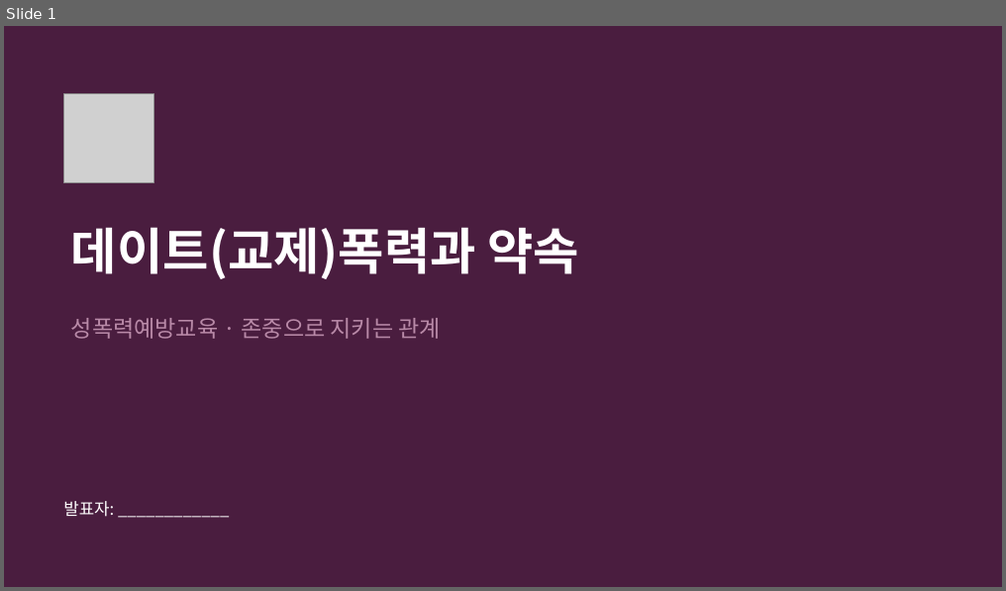
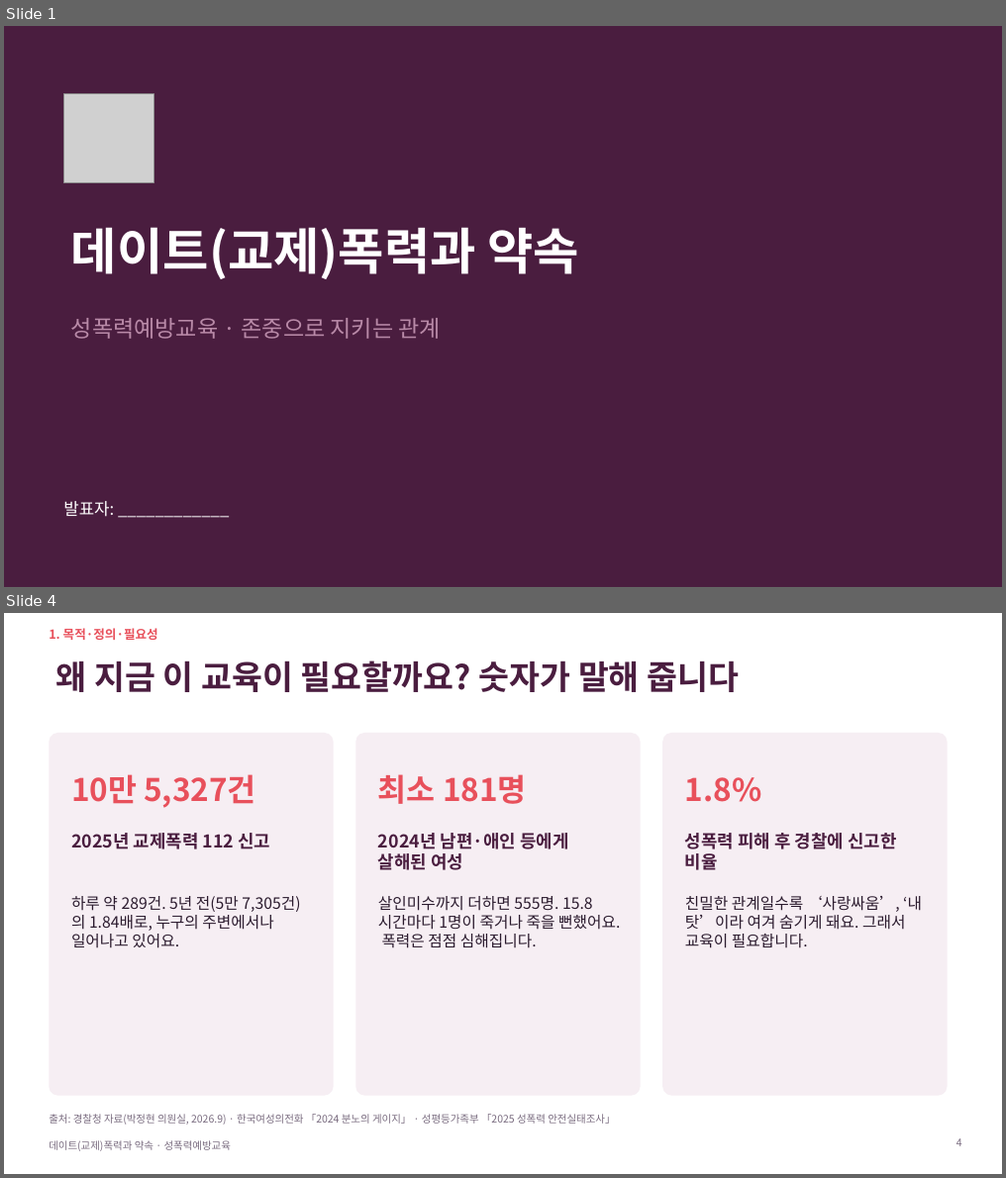
Before and after one commit to ash1234a/security-research-learning, a slide deck: 데이트폭력과_약속.pptx. Shown one above the other, each under a label of ours: slide 1 before the commit, slides 1 and 4 after it; the slides between them are not shown. The pictures are 1006x591 and 1006x1178 pixels, drawn with LibreOffice and Linux fonts; fonts in the diff are those of the drawing; grey boxes stand for pictures. Boxes give left, top, right and bottom in pixels: in the first picture for what was removed or moved away, otherwise in the second. Text is boxed around its words. In the diff, an @@ line names an element or a change of style, - is before the commit and + after.

```diff
--- a/데이트폭력과_약속.pptx
+++ b/데이트폭력과_약속.pptx
@@ slide 4 added at bbox=[4, 613, 1002, 1174], background #FFFFFF @@
@@ text added at bbox=[49, 628, 158, 640], 12 pt, text #E8505B, bold @@
+1. 목적·정의·필요성
@@ title added at bbox=[56, 661, 740, 692], 32 pt, text #4A1D3F, bold @@
+왜 지금 이 교육이 필요할까요? 숫자가 말해 줍니다
@@ rounded rectangle added at bbox=[49, 733, 334, 1096], fill #F6EEF3 @@
@@ rounded rectangle added at bbox=[355, 733, 641, 1096], fill #F6EEF3 @@
@@ rounded rectangle added at bbox=[662, 733, 947, 1096], fill #F6EEF3 @@
@@ text added at bbox=[71, 774, 256, 808], 30 pt, text #E8505B, bold @@
+10만 5,327건
@@ text added at bbox=[378, 774, 527, 804], 30 pt, text #E8505B, bold @@
+최소 181명
@@ text added at bbox=[685, 777, 762, 802], 30 pt, text #E8505B, bold @@
+1.8%
@@ text added at bbox=[71, 833, 270, 850], 17 pt, text #4A1D3F, bold @@
+2025년 교제폭력 112 신고
@@ text added at bbox=[378, 833, 568, 870], 17 pt, text #4A1D3F, bold @@
+2024년 남편·애인 등에게 살해된 여성
@@ text added at bbox=[685, 833, 896, 870], 17 pt, text #4A1D3F, bold @@
+성폭력 피해 후 경찰에 신고한 비율
@@ text added at bbox=[71, 896, 300, 949], 15 pt, text #2B1B2E @@
+하루 약 289건. 5년 전(5만 7,305건)의 1.84배로, 누구의 주변에서나 일어나고 있어요.
@@ text added at bbox=[378, 896, 620, 949], 15 pt, text #2B1B2E @@
+살인미수까지 더하면 555명. 15.8시간마다 1명이 죽거나 죽을 뻔했어요. 폭력은 점점 심해집니다.
@@ text added at bbox=[685, 896, 922, 949], 15 pt, text #2B1B2E @@
+친밀한 관계일수록 ‘사랑싸움’, ‘내 탓’이라 여겨 숨기게 돼요. 그래서 교육이 필요합니다.
@@ text added at bbox=[49, 1114, 615, 1125], 10 pt, text #7A6C80 @@
+출처: 경찰청 자료(박정현 의원실, 2026.9) · 한국여성의전화 「2024 분노의 게이지」 · 성평등가족부 「2025 성폭력 안전실태조사」
@@ text added at bbox=[49, 1141, 231, 1152], 10 pt, text #7A6C80 @@
+데이트(교제)폭력과 약속 · 성폭력예방교육
@@ page number added at bbox=[956, 1139, 962, 1147], 10 pt, text #7A6C80 @@
+4
```
Also in this commit, not shown: 18 slides changed, 8 other slides added, 8 slides removed.
